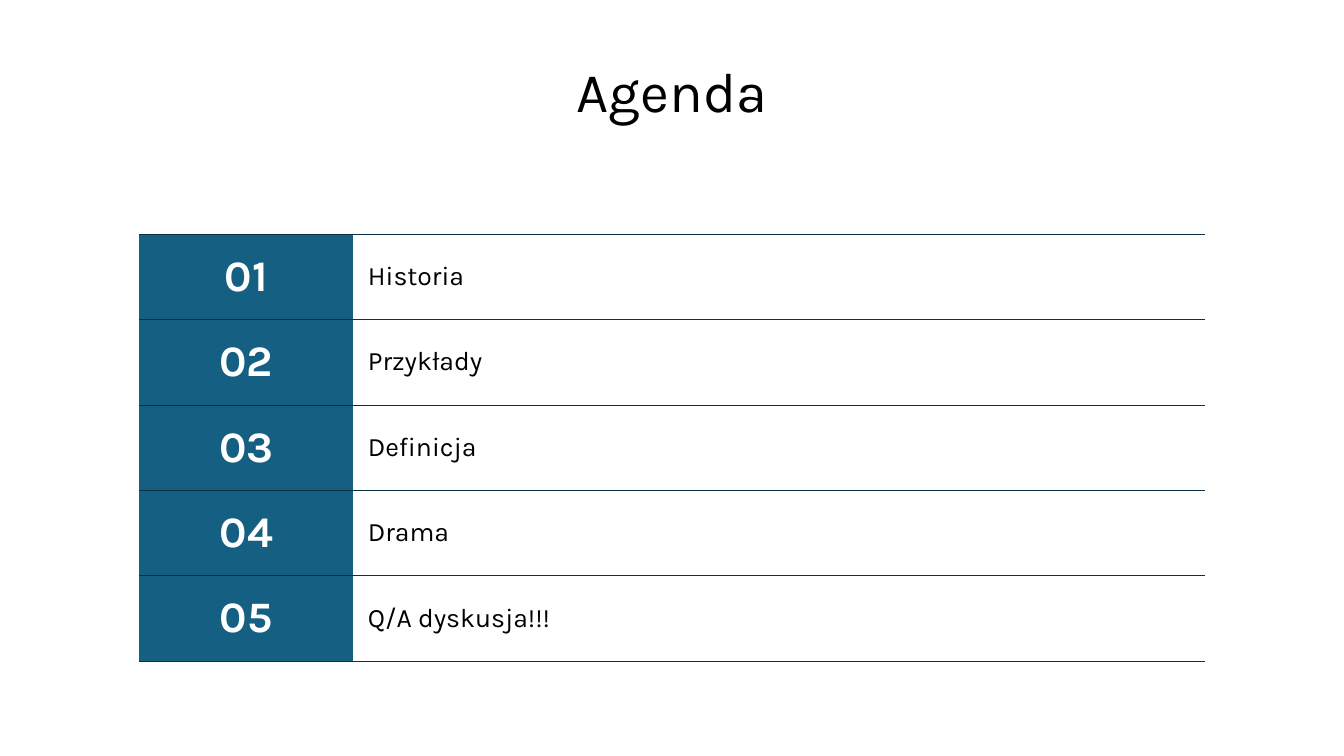
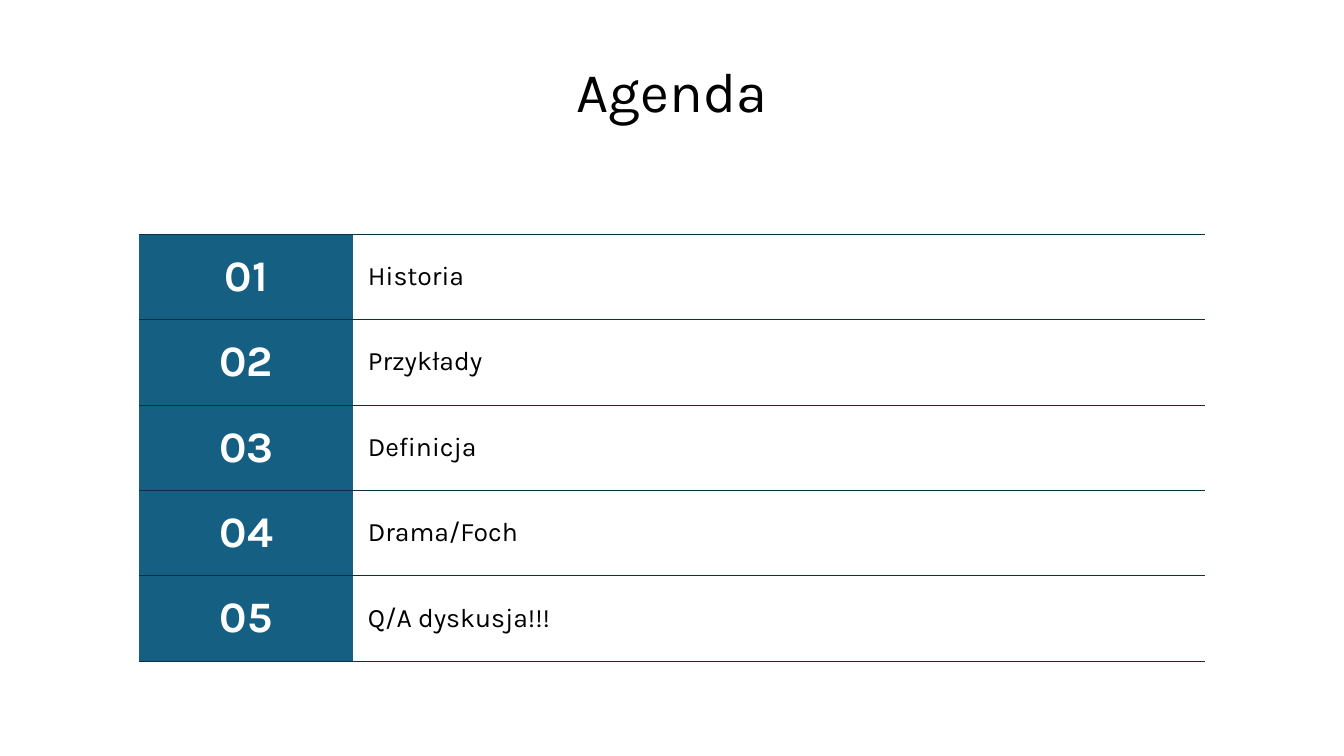
Before and after one commit to drakon660/solid, a slide deck: slide 3 of liskov/Liskov Substitution principle.pptx. Drawn at 1344x756 pixels with LibreOffice and Linux fonts; fonts in the diff are those of the drawing. Boxes give left, top, right and bottom in pixels: in the first picture for what was removed or moved away, otherwise in the second. Text is boxed around its words. In the diff, an @@ line names an element or a change of style, - is before the commit and + after.

```diff
--- a/liskov/Liskov Substitution principle.pptx
+++ b/liskov/Liskov Substitution principle.pptx
@@ table at [139, 234, 1205, 661] @@
-row 4, column 2: Drama
+row 4, column 2: Drama/Foch
```
Also in this commit, not shown: 1 other slide changed, 2 slides added, 10 other files.
